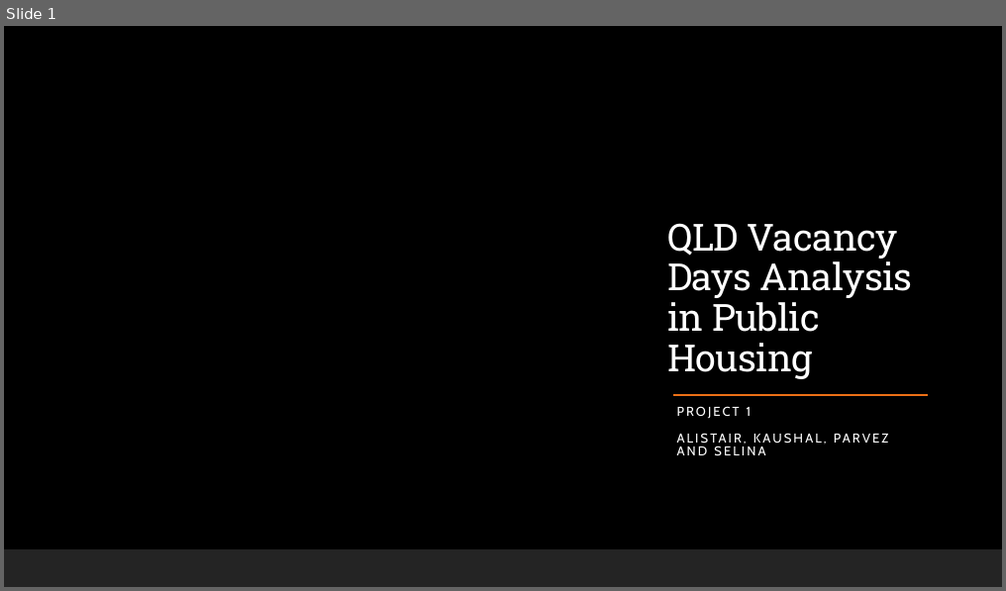
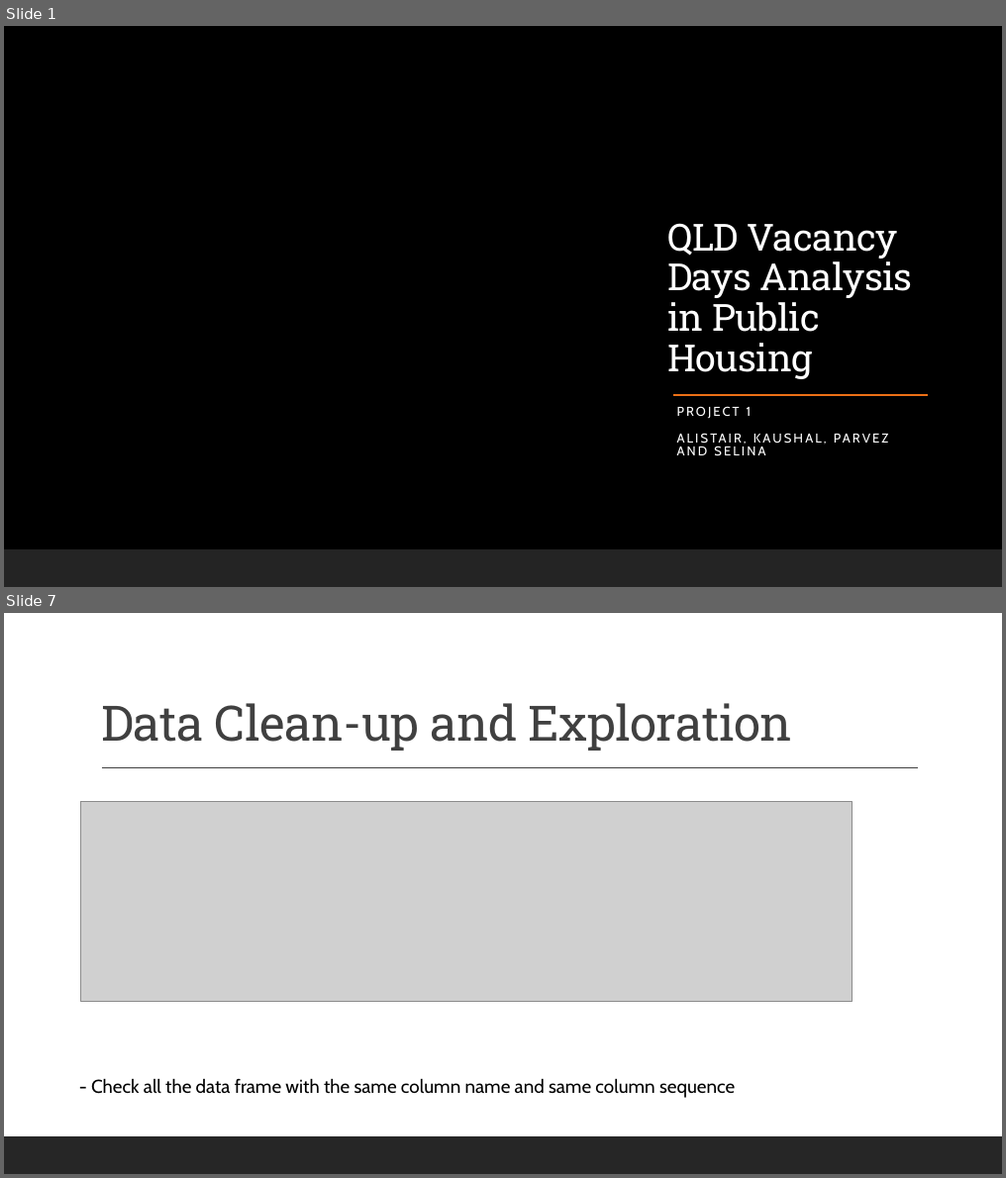
Before and after one commit to Anguyensfg/project-1, a slide deck: QLD Housing Vacancy.pptx. Shown one above the other, each under a label of ours: slide 1 before the commit, slides 1 and 7 after it; the slides between them are not shown. The pictures are 1006x591 and 1006x1178 pixels, drawn with LibreOffice and Linux fonts; fonts in the diff are those of the drawing; grey boxes stand for pictures; background and template pictures are left out. Boxes give left, top, right and bottom in pixels: in the first picture for what was removed or moved away, otherwise in the second. Text is boxed around its words. In the diff, an @@ line names an element or a change of style, - is before the commit and + after.

```diff
--- a/QLD Housing Vacancy.pptx
+++ b/QLD Housing Vacancy.pptx
@@ slide 7 added at [4, 613, 1002, 1174], background #FFFFFF; not listed: 1 template element that a slide beside it also shows @@
@@ title added at [101, 703, 793, 751], 47 pt, text #404040 @@
+Data Clean-up and Exploration
@@ line added from (102, 768) to (918, 768), #404040 1 pt @@
@@ picture added at [80, 802, 852, 1001] @@
@@ text added at [91, 1078, 735, 1098], 18 pt, text #000000 @@
+- Check all the data frame with the same column name and same column sequence
```
Also in this commit, not shown: 10 slides changed, 10 other slides added, 9 slides removed.
